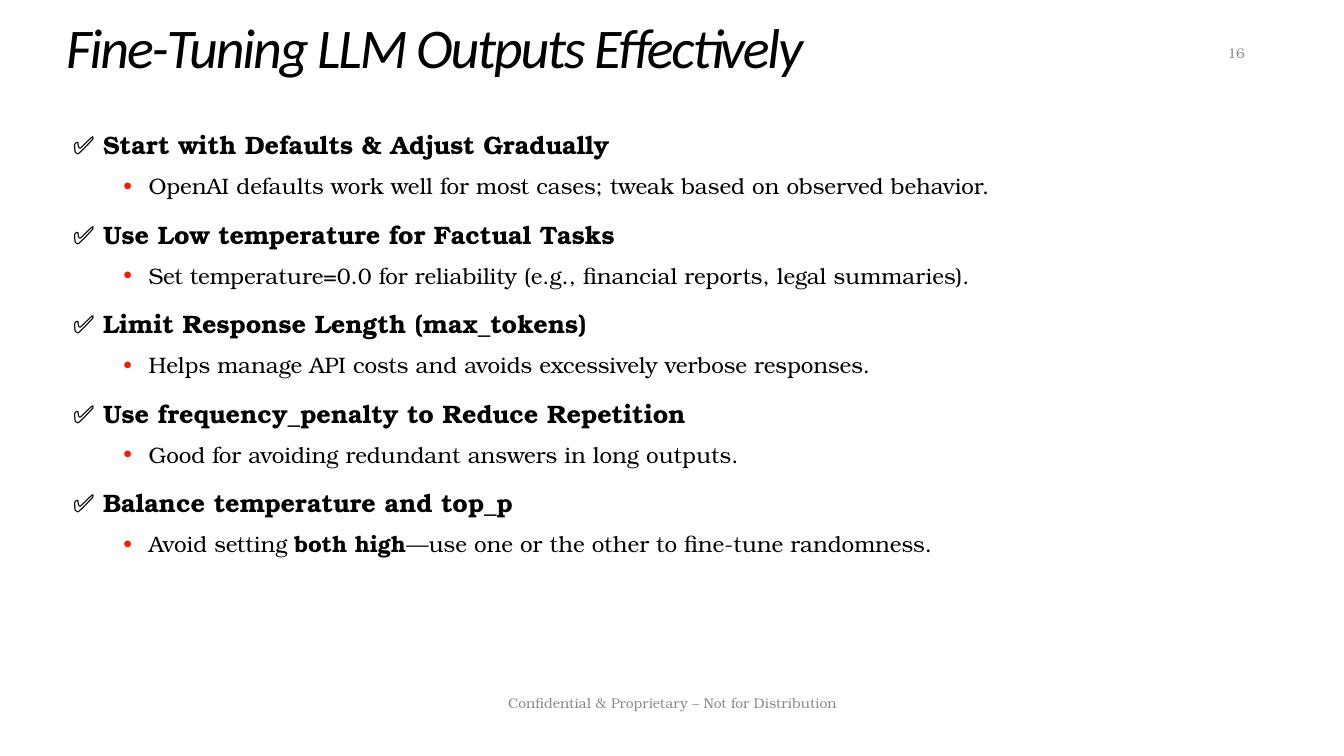
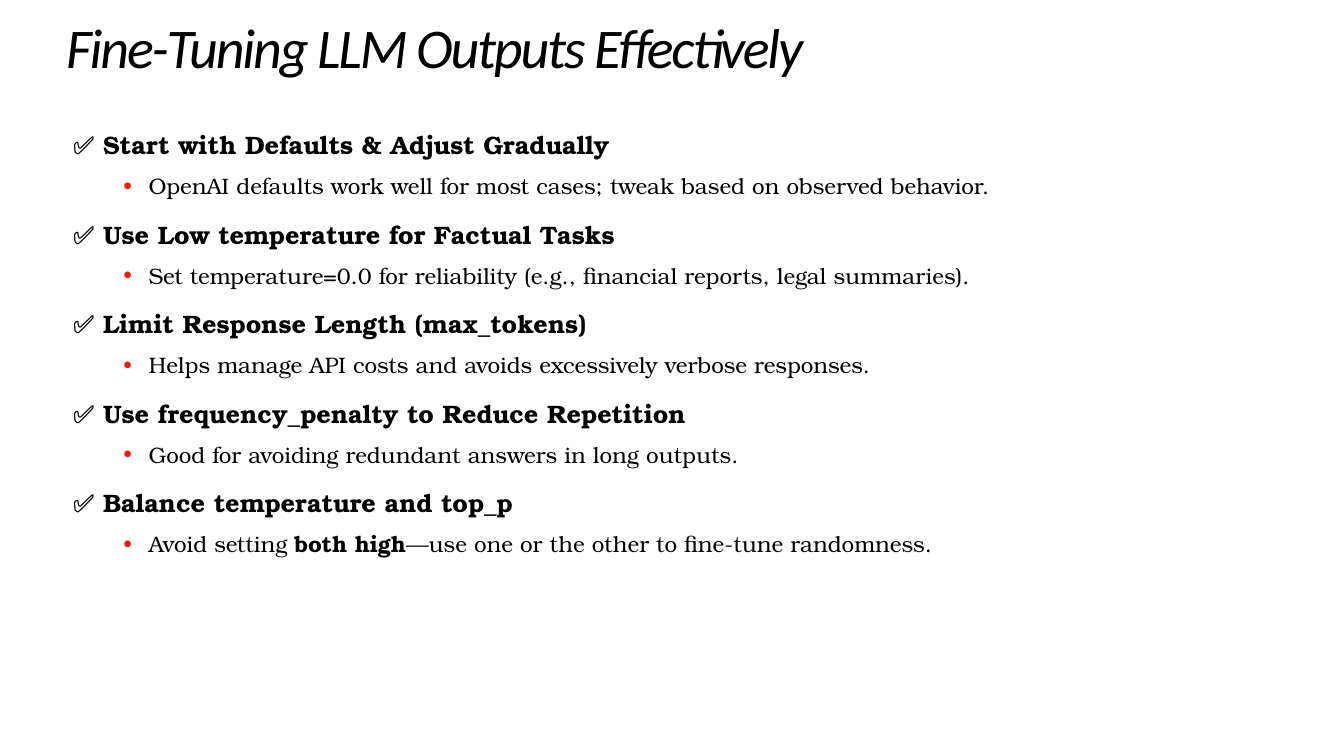
Before and after one commit to doingandlearning/postgres-and-pgvector, a slide deck: slide 16 of slides/06-querying-llms.pptx. Drawn at 1344x756 pixels with LibreOffice and Linux fonts; fonts in the diff are those of the drawing. Boxes give left, top, right and bottom in pixels: in the first picture for what was removed or moved away, otherwise in the second. Text is boxed around its words. In the diff, an @@ line names an element or a change of style, - is before the commit and + after.

```diff
--- a/slides/06-querying-llms.pptx
+++ b/slides/06-querying-llms.pptx
@@ page number removed at [1228,48,1245,58] @@
-16
@@ text removed at [508,698,837,711] @@
-Confidential & Proprietary – Not for Distribution
```
Also in this commit, not shown: 1 other slide changed, 11 other files.
